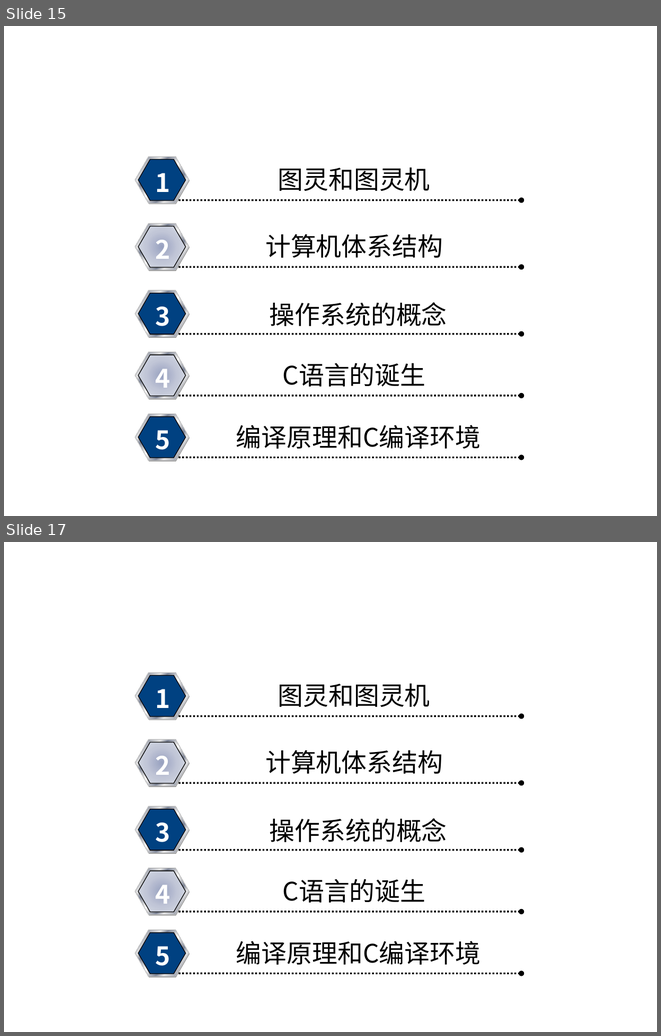
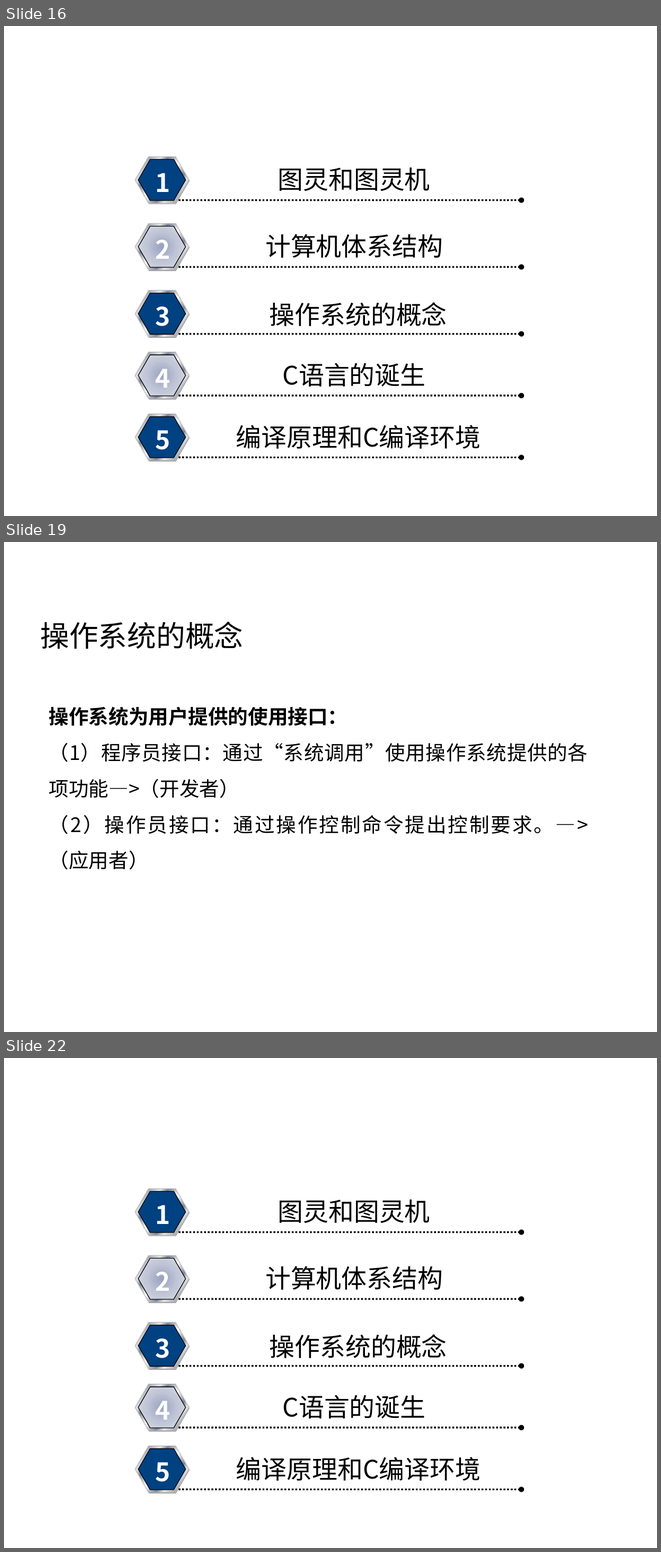
Before and after one commit to rshouc/Advanced-Programming-2018-Autumn, a slide deck: Slides/1 计算导论1.pptx. Shown one above the other, each under a label of ours: slides 15 and 17 before the commit, slides 16, 19 and 22 after it; the slides between them are not shown. The pictures are 661x1036 and 661x1552 pixels, drawn with LibreOffice and Linux fonts; fonts in the diff are those of the drawing; background and template pictures are left out. Boxes give left, top, right and bottom in pixels: in the first picture for what was removed or moved away, otherwise in the second. Text is boxed around its words. In the diff, an @@ line names an element or a change of style, - is before the commit and + after.

```diff
--- a/Slides/1 计算导论1.pptx
+++ b/Slides/1 计算导论1.pptx
@@ slide 19 added at (x1=4, y1=542, x2=657, y2=1032), background picture (left out) @@
@@ text added at (x1=248, y1=550, x2=595, y2=587), 28 pt, text #FFFFFF @@
+高级语言程序设计—计算导论
@@ text added at (x1=40, y1=622, x2=243, y2=649), 32 pt, text #000000 @@
+操作系统的概念
@@ text added at (x1=49, y1=707, x2=588, y2=870), 22 pt, text #000000 @@
+操作系统为用户提供的使用接口：
+（1）程序员接口：通过“系统调用”使用操作系统提供的各项功能—>（开发者）
+（2）操作员接口：通过操作控制命令提出控制要求。—>（应用者）
@@ what was slide 15 is now slide 16 @@
@@ what was slide 17 is now slide 22 @@
```
Also in this commit, not shown: 11 slides changed, 5 other slides added, 1 slide removed, 4 other files.
